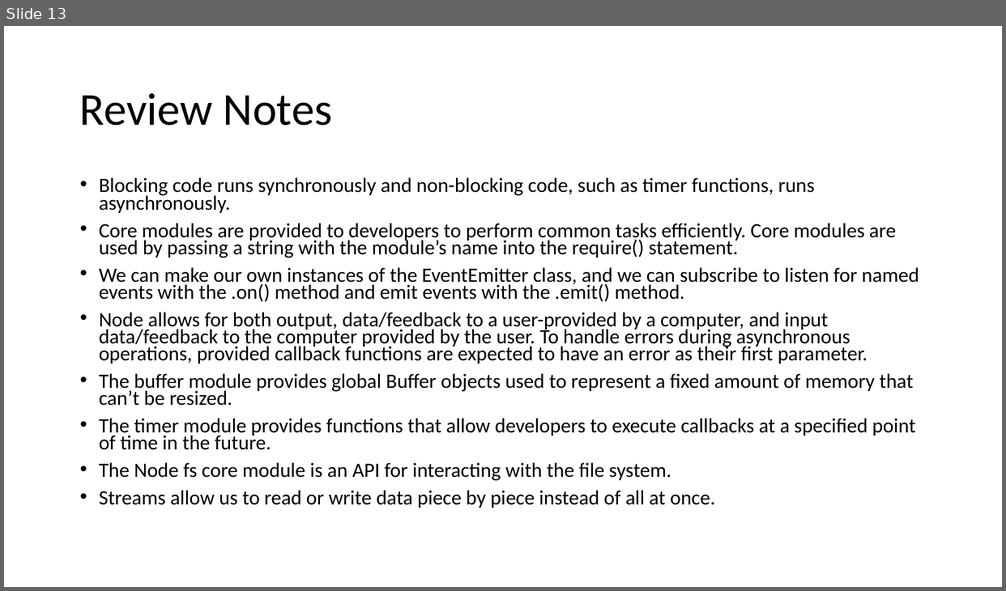
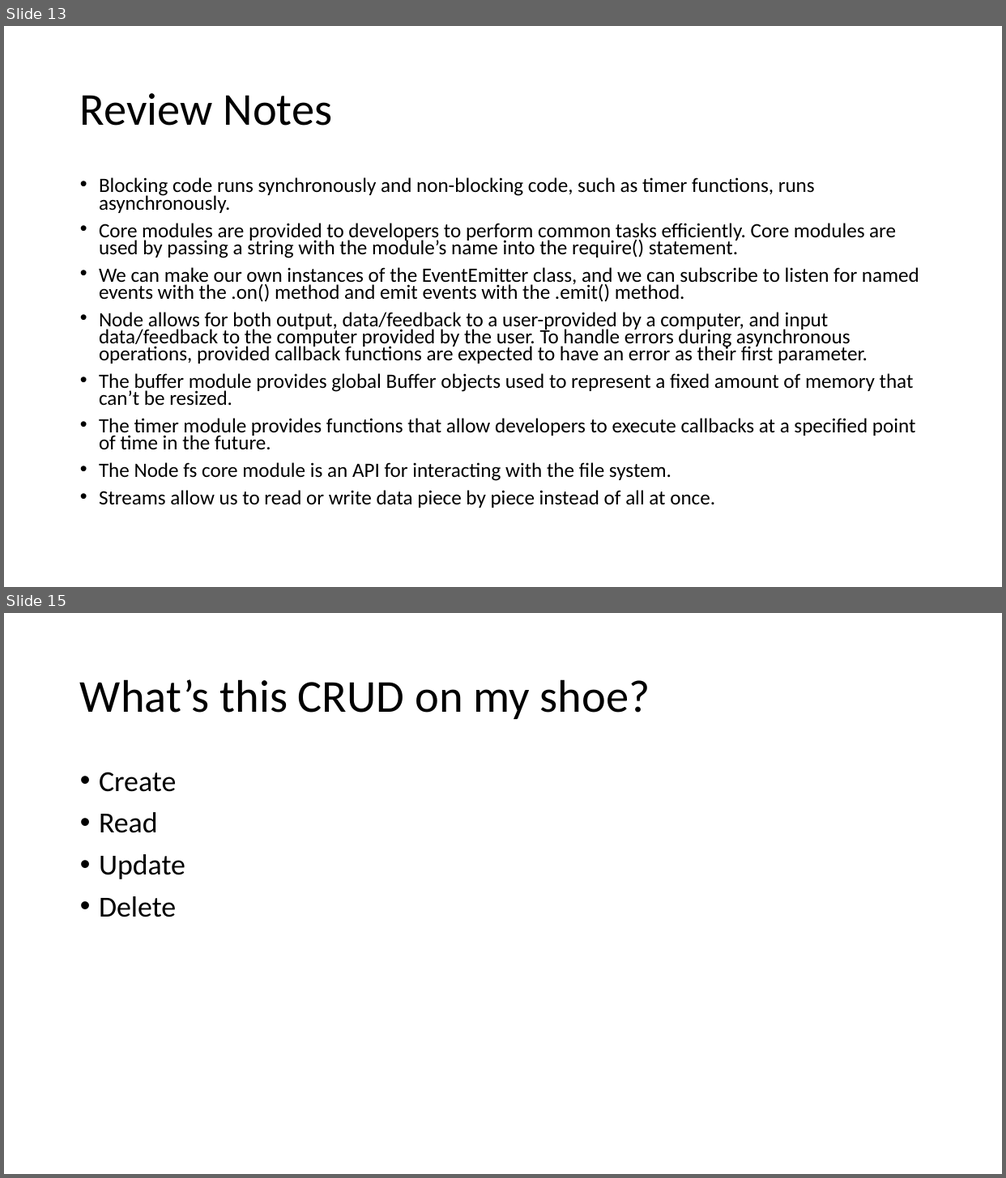
Before and after one commit to RyanK-TFATF/nodejs_express_practice, a slide deck: notes/node.js.pptx. Shown one above the other, each under a label of ours: slide 13 before the commit, slides 13 and 15 after it; the slides between them are not shown. The pictures are 1006x591 and 1006x1178 pixels, drawn with LibreOffice and Linux fonts; fonts in the diff are those of the drawing. Boxes give left, top, right and bottom in pixels: in the first picture for what was removed or moved away, otherwise in the second. Text is boxed around its words. In the diff, an @@ line names an element or a change of style, - is before the commit and + after.

```diff
--- a/notes/node.js.pptx
+++ b/notes/node.js.pptx
@@ slide 15 added at [4, 613, 1002, 1174], background #FFFFFF @@
@@ title added at [80, 679, 650, 719], 44 pt, text #000000 @@
+What’s this CRUD on my shoe?
@@ text added at [99, 772, 185, 918], 28 pt, text #000000 @@
+• Create
+• Read
+• Update
+• Delete
```
Also in this commit, not shown: 1 other slide added, 16 other files.
